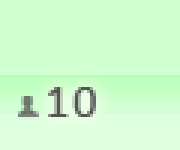
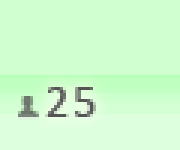
Layer changes from the first w=180, h=150 image to the second:
renamed "10" to "25", painted on it over (45, 87, 96, 117)
